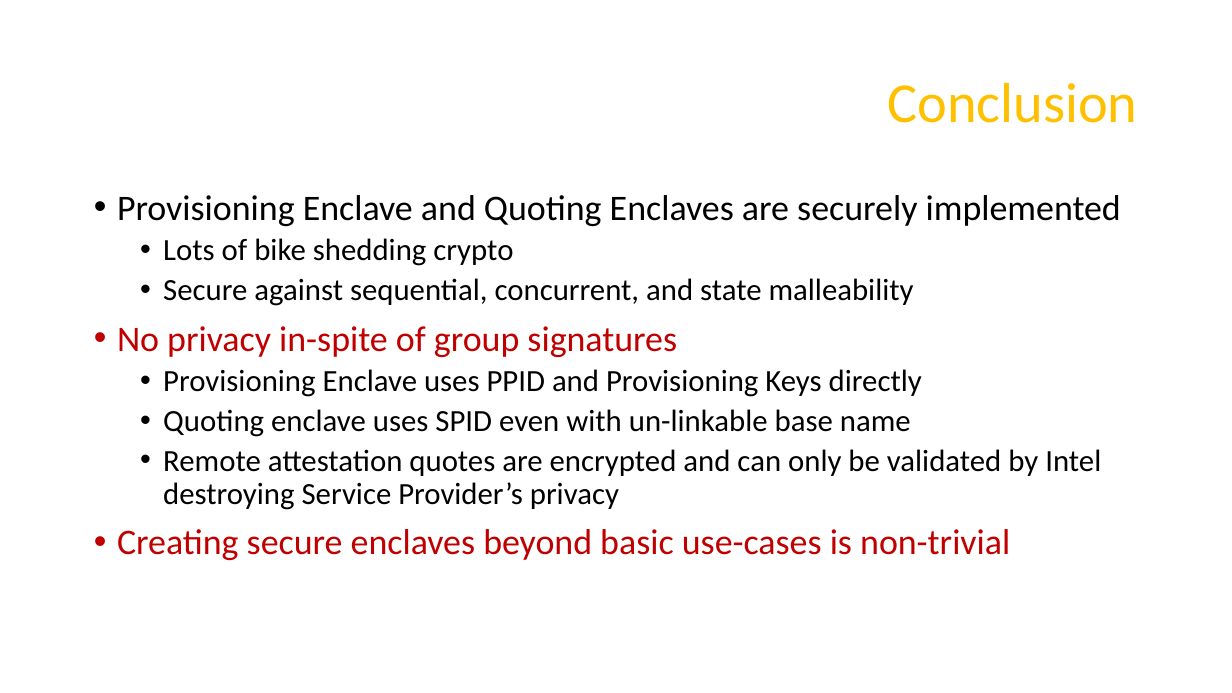
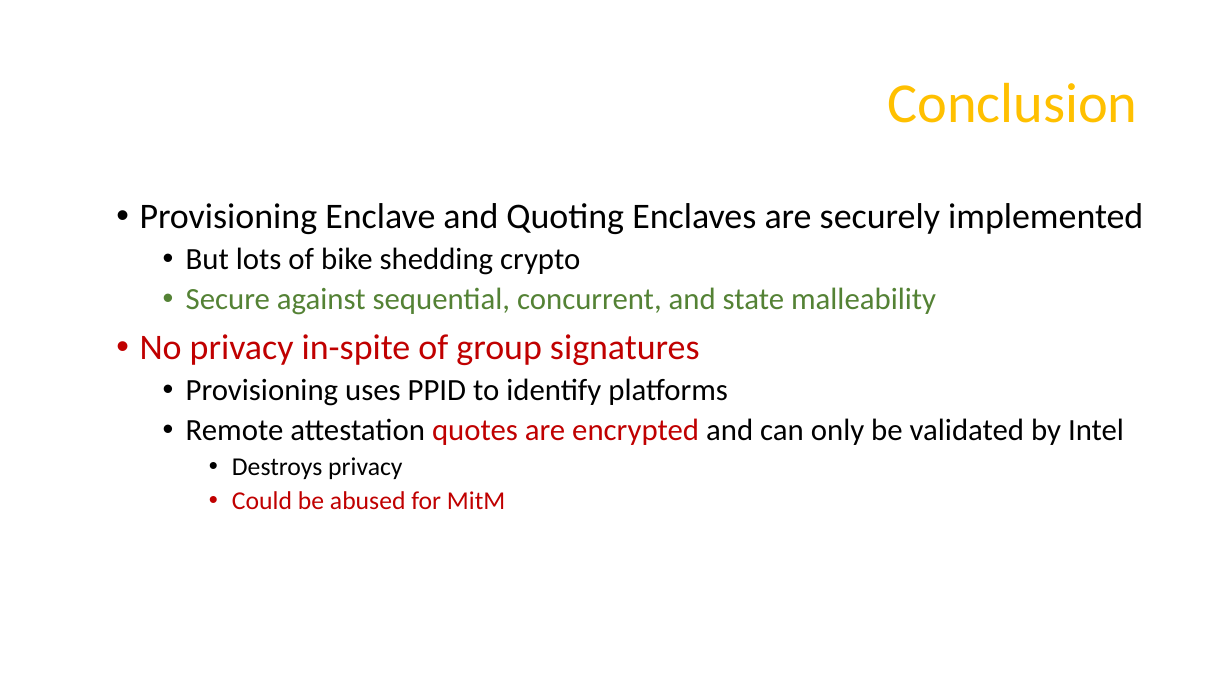
Before and after one commit to axelexic/sgx_remote_attestation_bh_17, a slide deck: slide 18 of presentation/us-17-Swami-SGX-Remote-Attestation-Is-Not-Sufficient.pptx (slide 20 before the commit). Drawn at 1232x693 pixels with LibreOffice and Linux fonts; fonts in the diff are those of the drawing; background and template pictures are left out. Boxes give left, top, right and bottom in pixels: in the first picture for what was removed or moved away, otherwise in the second. Text is boxed around its words. In the diff, an @@ line names an element or a change of style, - is before the commit and + after.

```diff
--- a/presentation/us-17-Swami-SGX-Remote-Attestation-Is-Not-Sufficient.pptx
+++ b/presentation/us-17-Swami-SGX-Remote-Attestation-Is-Not-Sufficient.pptx
@@ text "Provisioning Enclave and Quoting Enclaves ...": place and size @@
-text "Provisioning Enclave and Quoting Enclaves ..." at [117,195,1121,560]
+text "Provisioning Enclave and Quoting Enclaves ..." at [140,203,1143,510]
@@ text at [186,247,580,275]: text changed @@
-  • Lots of bike shedding crypto
+  • But lots of bike shedding crypto
@@ text at [186,287,936,315]: text colour #000000 to #548235 in "Secure against sequential, concurrent, and state malleabilit ..." @@
@@ text at [186,378,1124,510]: text changed @@
-  • Provisioning Enclave uses PPID and Provisioning Keys directly
-  • Quoting enclave uses SPID even with un-linkable base name
-  • Remote attestation quotes are encrypted and can only be validated by Intel destroying Service Provider’s privacy
-• Creating secure enclaves beyond basic use-cases is non-trivial
+  • Provisioning uses PPID to identify platforms
+  • Remote attestation quotes are encrypted and can only be validated by Intel
+    • Destroys privacy
+    • Could be abused for MitM
```
Also in this commit, not shown: 12 other slides changed, 4 slides added, 2 slides removed, 3 other files.
